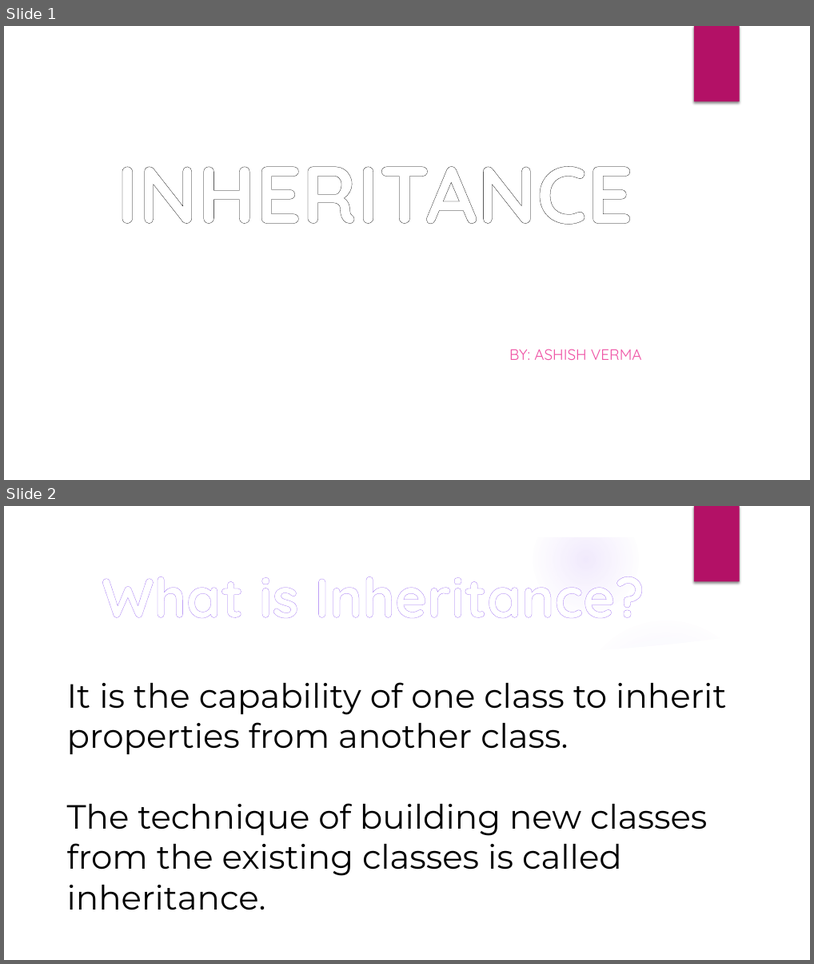
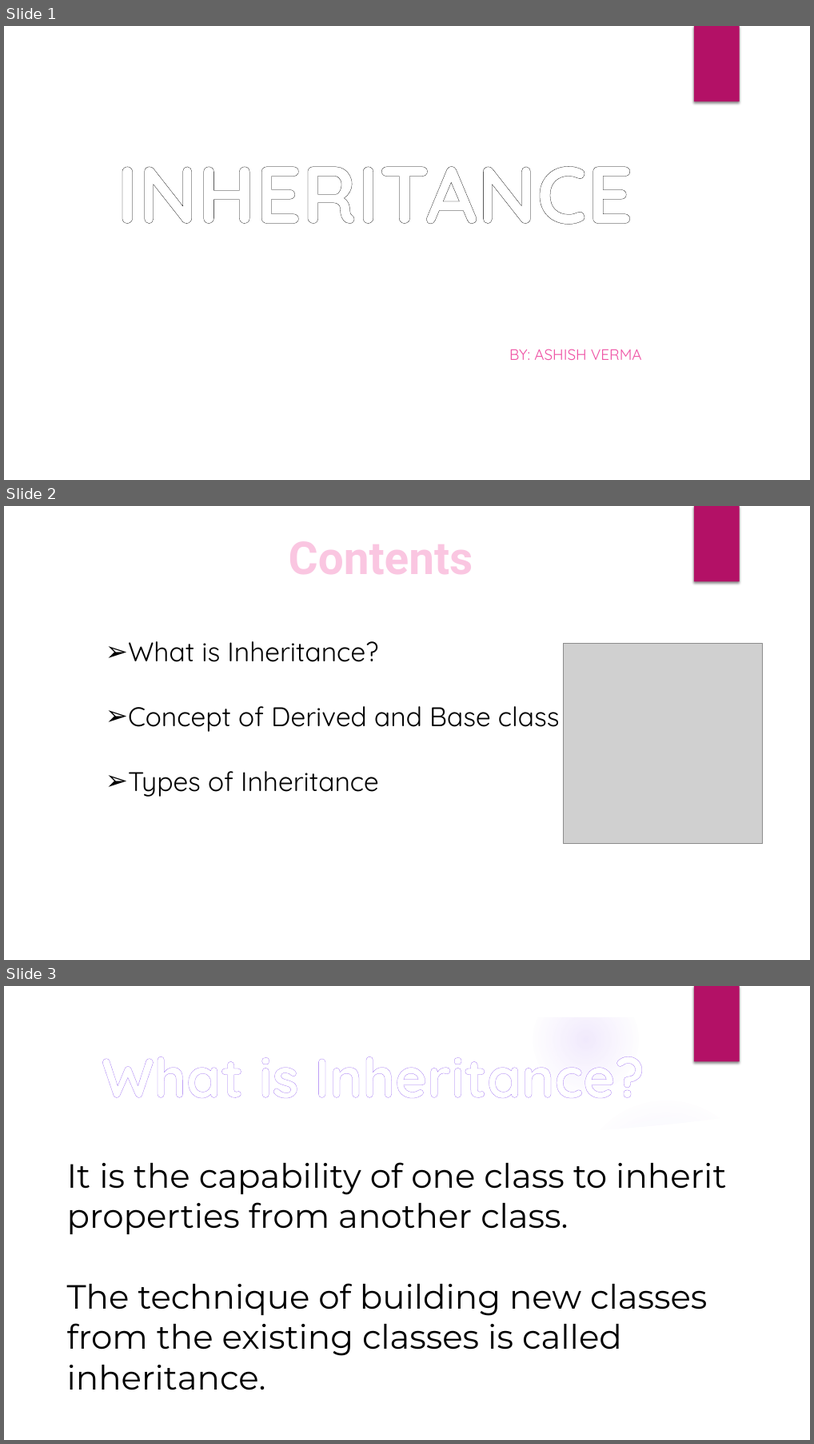
Before and after one commit to AshishVerma2711/Team, a slide deck: Inheritance.pptx. Shown one above the other, each under a label of ours: slides 1 and 2 before the commit, slides 1, 2 and 3 after it. The pictures are 814x964 and 814x1444 pixels, drawn with LibreOffice and Linux fonts; fonts in the diff are those of the drawing; grey boxes stand for pictures; background and template pictures are left out. Boxes give left, top, right and bottom in pixels: in the first picture for what was removed or moved away, otherwise in the second. Text is boxed around its words. In the diff, an @@ line names an element or a change of style, - is before the commit and + after.

```diff
--- a/Inheritance.pptx
+++ b/Inheritance.pptx
@@ slide 2 added at [4,506,810,960], background #FFFFFF; not listed: 1 template element that a slide beside it also shows @@
@@ text added at [289,541,474,574], 54 pt, text pattern #B31166 on #FAC6E1, bold @@
+Contents
@@ text added at [128,641,560,796], 32 pt, text #000000 @@
+➢ What is Inheritance?
+➢ Concept of Derived and Base class
+➢ Types of Inheritance
@@ picture added at [563,644,763,843] @@
@@ what was slide 2 is now slide 3 @@
```
Also in this commit, not shown: 2 slides changed, 4 other slides added, 4 slides removed.
